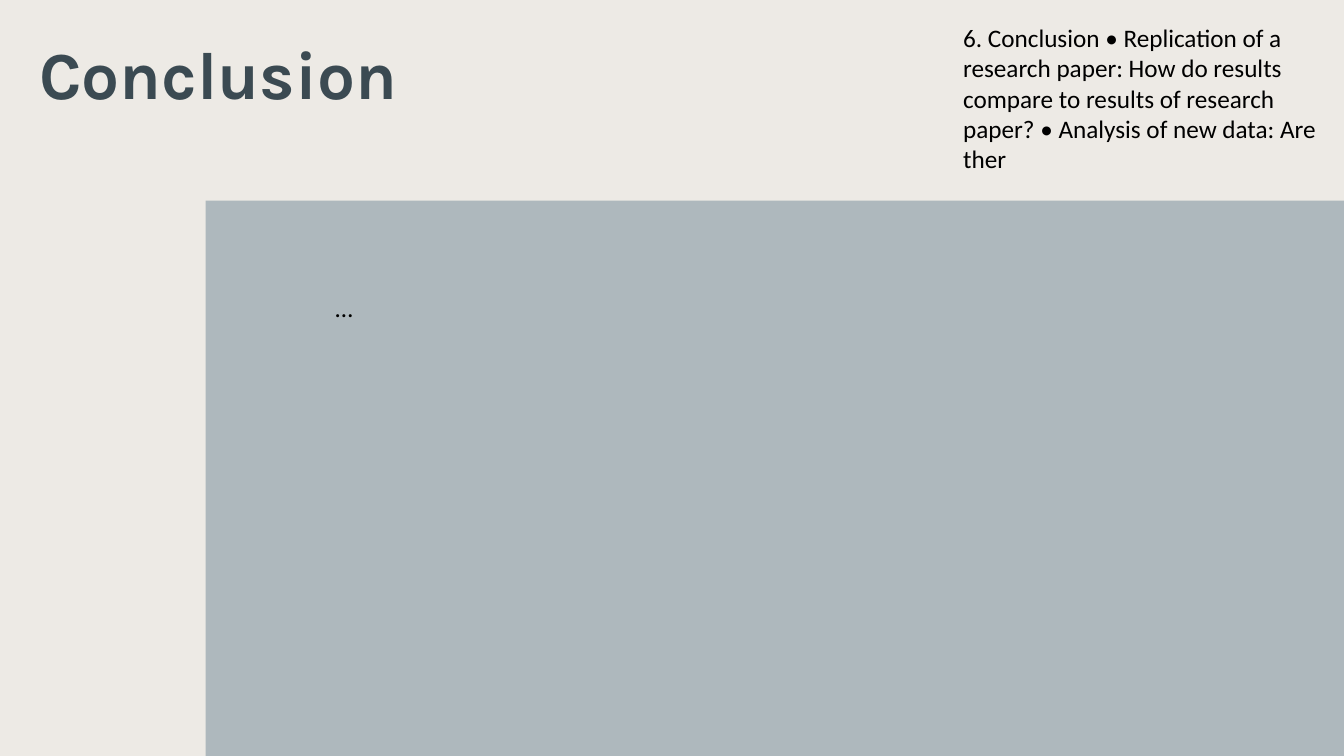
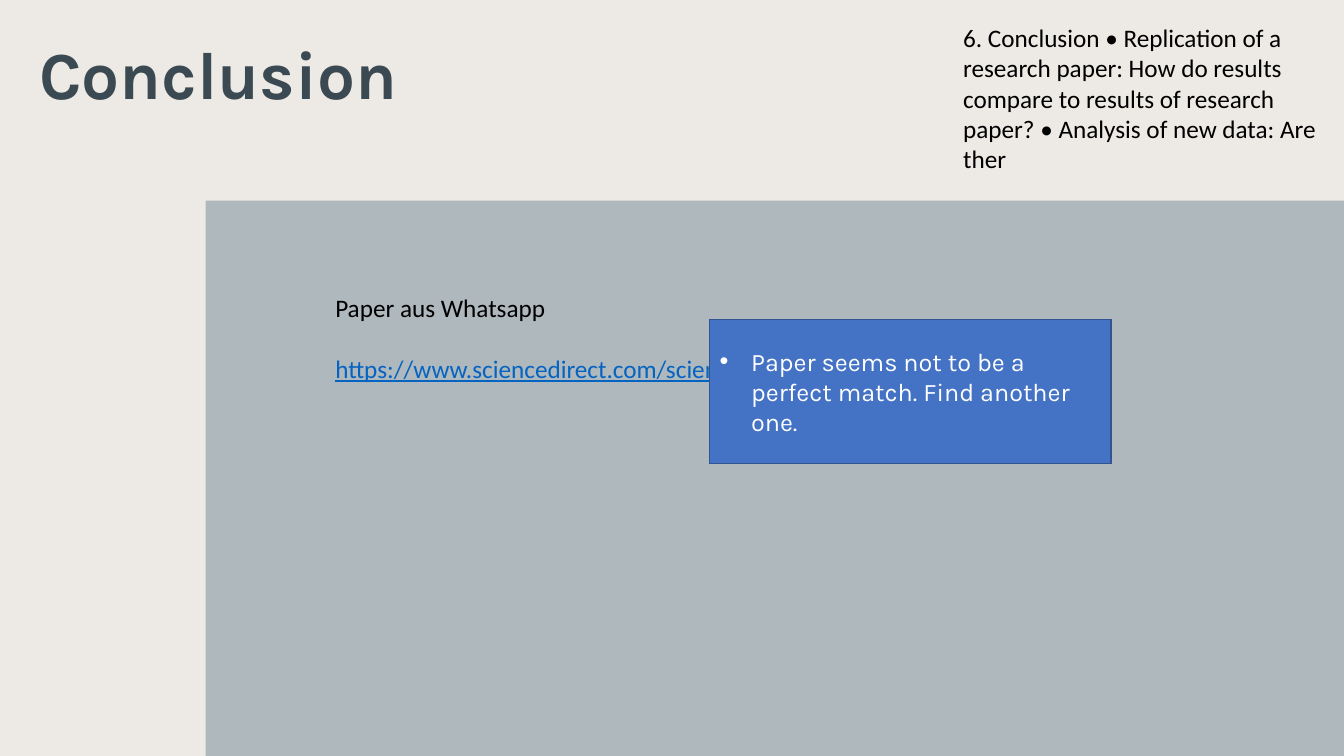
Before and after one commit to lemonhead94/urban_air_quality_jp, a slide deck: slide 15 of Studer_Koch_Urban_air_quality.pptx (slide 14 before the commit). Drawn at 1344x756 pixels with LibreOffice and Linux fonts; fonts in the diff are those of the drawing; background and template pictures are left out. Boxes give left, top, right and bottom in pixels: in the first picture for what was removed or moved away, otherwise in the second. Text is boxed around its words. In the diff, an @@ line names an element or a change of style, - is before the commit and + after.

```diff
--- a/Studer_Koch_Urban_air_quality.pptx
+++ b/Studer_Koch_Urban_air_quality.pptx
@@ text at [335,299,1074,384]: text changed; text colour #000000 to #0563C1 @@
-…
+Paper aus Whatsapp
+https://www.sciencedirect.com/science/article/pii/S1361920922001213
@@ rectangle added at [710,320,1111,464], fill #4472C4, outline #325491 1 pt, 18 pt, text #FFFFFF @@
+• Paper seems not to be a perfect match. Find another one.
```
Also in this commit, not shown: 9 other slides changed, 1 slide added, 2 other files.
